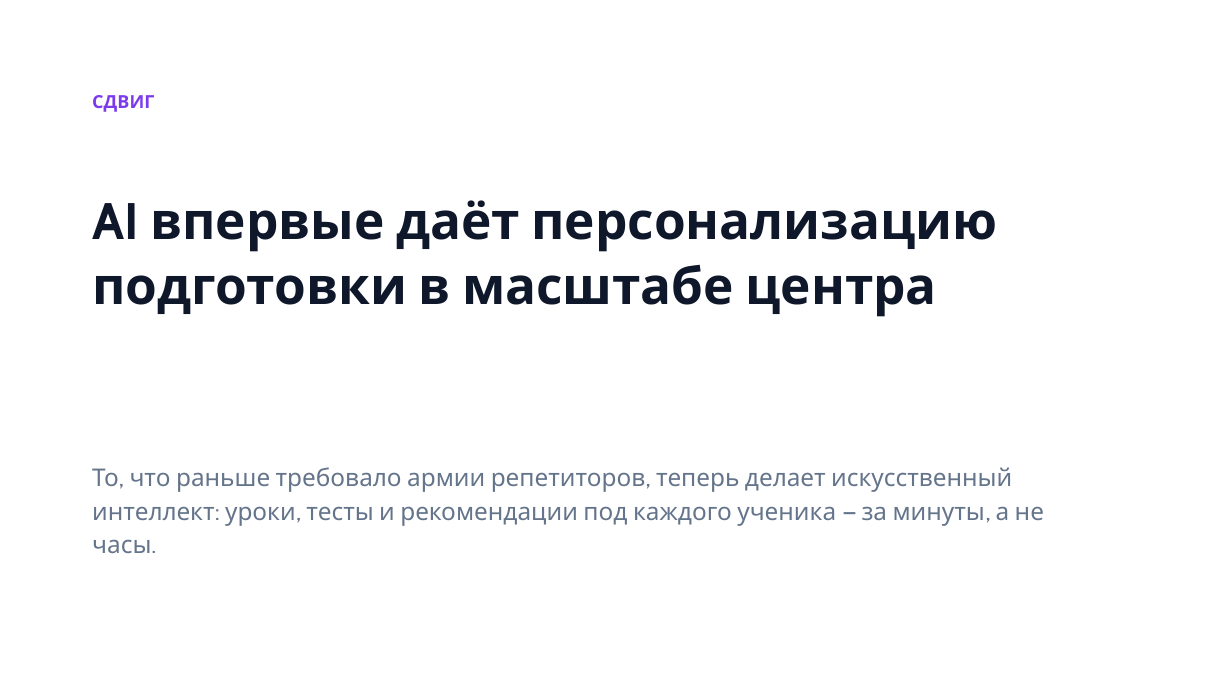
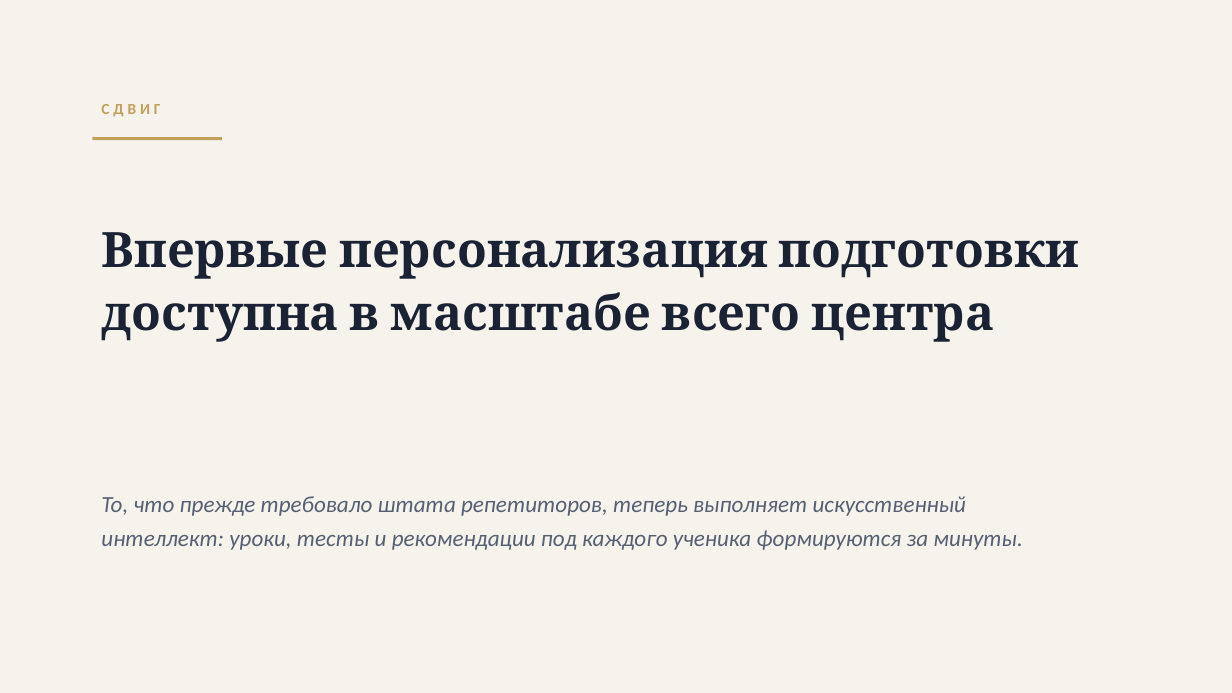
Before and after one commit to alibekovakarakat5-png/study_hub_Karakat, a slide deck: slide 4 of docs/pitch/StudyHub-Pitch-RU.pptx. Drawn at 1232x693 pixels with LibreOffice and Linux fonts; fonts in the diff are those of the drawing. Boxes give left, top, right and bottom in pixels: in the first picture for what was removed or moved away, otherwise in the second. Text is boxed around its words. In the diff, an @@ line names an element or a change of style, - is before the commit and + after.

```diff
--- a/docs/pitch/StudyHub-Pitch-RU.pptx
+++ b/docs/pitch/StudyHub-Pitch-RU.pptx
@@ background #FFFFFF to #F6F3EC @@
@@ text "СДВИГ" moved from (x1=92, y1=95, x2=154, y2=112) to (x1=101, y1=104, x2=160, y2=117) @@
@@ text "СДВИГ" at (x1=101, y1=104, x2=160, y2=117): size 14 to 12 pt, font Cabin to Calibri, text colour #7C3AED to #C2A05A, letter spacing 0 to 3 pt @@
@@ line added from (92, 139) to (222, 139), #C2A05A 2.5 pt @@
@@ text at (x1=101, y1=232, x2=1080, y2=342): text changed; size 40 to 38 pt; font Cabin to Cambria; text colour #0F172A to #1A2233 @@
-AI впервые даёт персонализацию подготовки в масштабе центра
+Впервые персонализация подготовки доступна в масштабе всего центра
@@ text at (x1=101, y1=496, x2=1022, y2=550): text changed; size 19 to 18 pt; font Cabin to Calibri; text colour #64748B to #566073; italic on @@
-То, что раньше требовало армии репетиторов, теперь делает искусственный интеллект: уроки, тесты и рекомендации под каждого ученика — за минуты, а не часы.
+То, что прежде требовало штата репетиторов, теперь выполняет искусственный интеллект: уроки, тесты и рекомендации под каждого ученика формируются за минуты.
```
Also in this commit, not shown: 9 other slides changed, 1 slide added, 1 slide removed, 5 other files.
